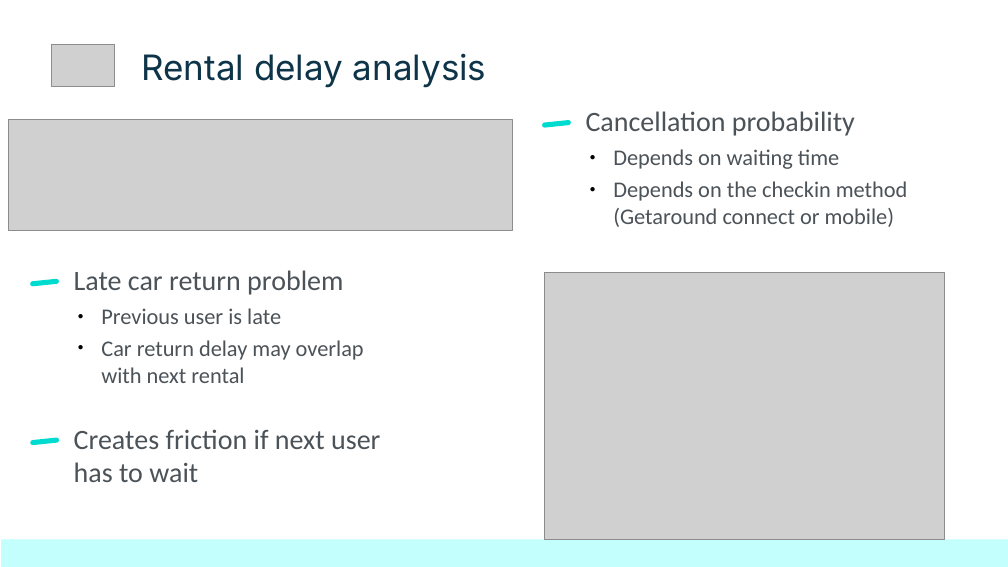
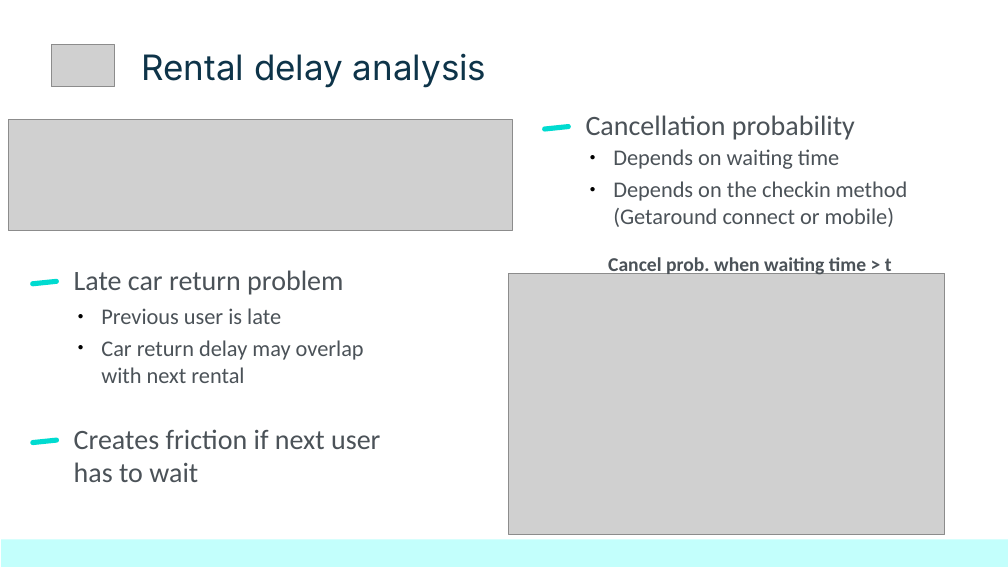
Before and after one commit to netesf13d/jedha-projects, a slide deck: slide 6 of 1-05-Getaround_Analysis/presentation/Presentation - 1-05 - Getaround Analysis.odp. Drawn at 1008x567 pixels with LibreOffice and Linux fonts; fonts in the diff are those of the drawing; grey boxes stand for pictures. Boxes give left, top, right and bottom in pixels: in the first picture for what was removed or moved away, otherwise in the second. Text is boxed around its words. In the diff, an @@ line names an element or a change of style, - is before the commit and + after.

```diff
--- a/1-05-Getaround_Analysis/presentation/Presentation - 1-05 - Getaround Analysis.odp
+++ b/1-05-Getaround_Analysis/presentation/Presentation - 1-05 - Getaround Analysis.odp
@@ title "Cancellation probability": place and size @@
-title "Cancellation probability" at box(586, 111, 855, 136)
+title "Cancellation probability" at box(586, 115, 855, 140)
@@ rounded rectangle: place and size @@
-rounded rectangle at box(542, 119, 572, 127)
+rounded rectangle at box(542, 124, 572, 132)
@@ title added at box(608, 255, 892, 275), 14 pt, text #4B5258, bold @@
+Cancel prob. when waiting time > t
@@ picture: place and size @@
-picture at box(544, 273, 944, 539)
+picture at box(509, 273, 946, 535)
```
Also in this commit, not shown: 1 other slide changed, 46 other files.
